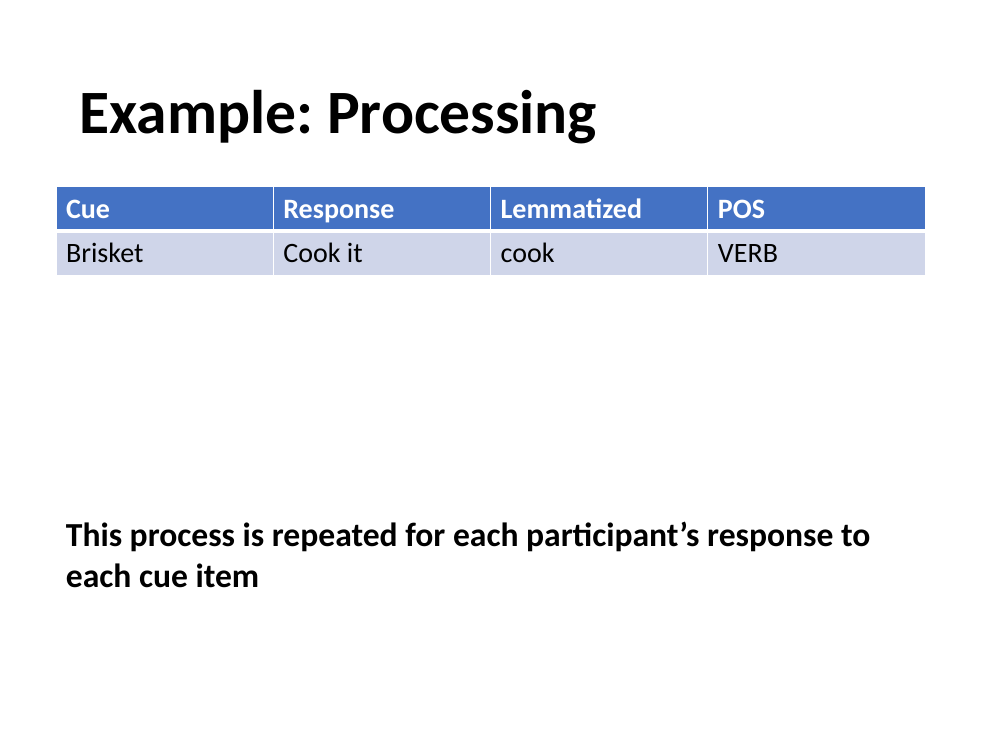
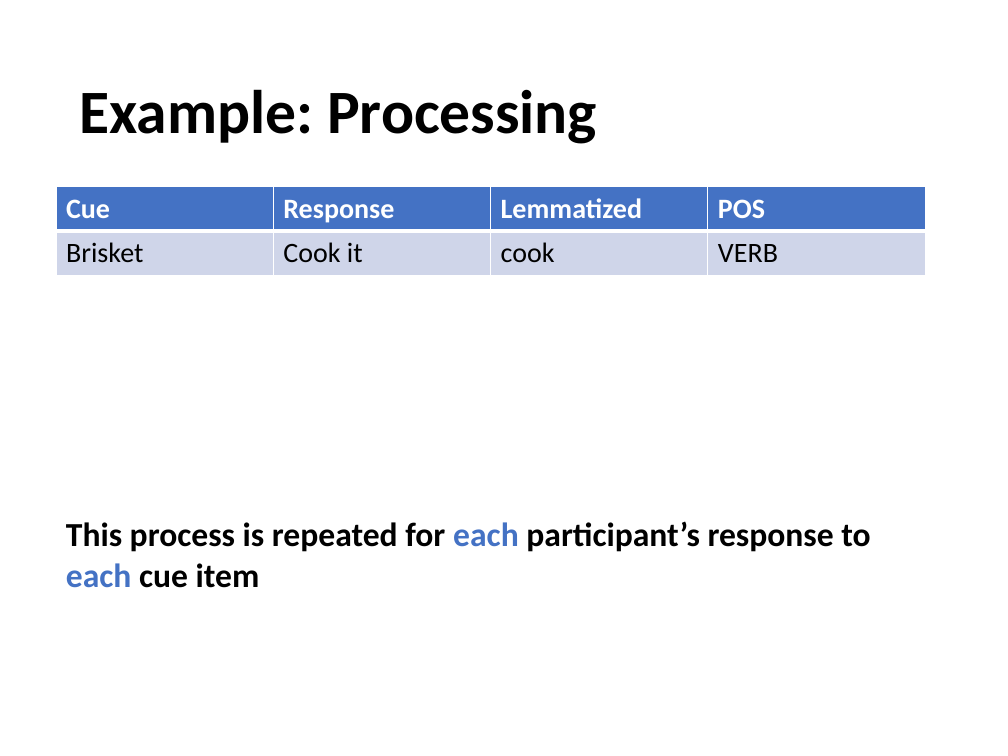
Before and after one commit to npm27/Affordance-Norms, a slide deck: slide 23 of 5 Presentations/UCONN 2022.pptx. Drawn at 1008x756 pixels with LibreOffice and Linux fonts; fonts in the diff are those of the drawing. Boxes give left, top, right and bottom in pixels: in the first picture for what was removed or moved away, otherwise in the second. Text is boxed around its words. In the diff, an @@ line names an element or a change of style, - is before the commit and + after.

```diff
--- a/5 Presentations/UCONN 2022.pptx
+++ b/5 Presentations/UCONN 2022.pptx
@@ text "This process is repeated for ..." at (x1=66, y1=521, x2=870, y2=588): text colour #000000 to #4472C4 in "each each" @@
```
Also in this commit, not shown: 2 other slides changed, 1 other file.
